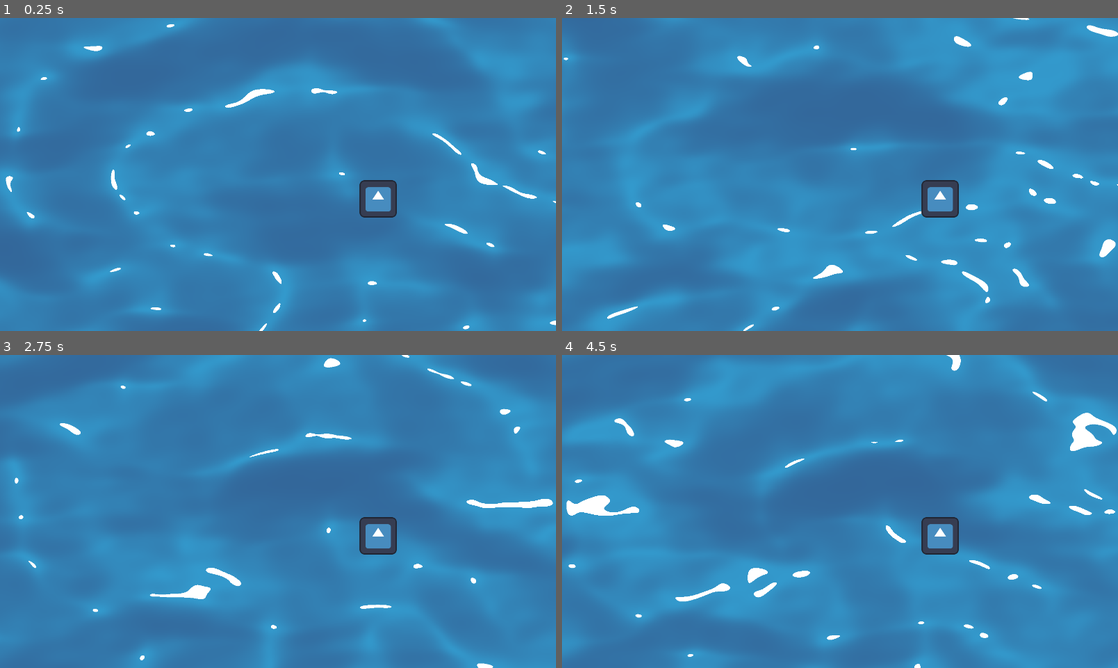
Above: before the commit, frames 1-4 (two rows, left to right).
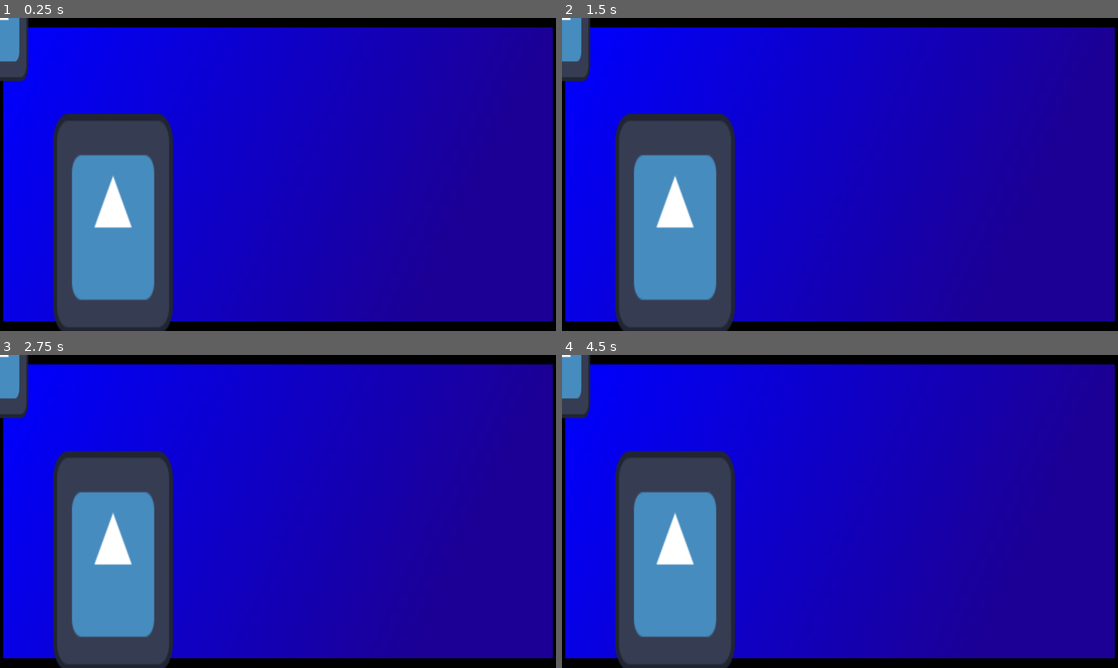
Above: after the commit, the same moments.

Repository: Maxenceoresteleandre/Jam-PSU-2024
Game: Godot game, scene res://scenes/world.tscn
Same seed, same stepped clock (60 frames per second), same inputs: the game is played once before the commit and once after it. The engine's default icon, where the game draws it, is replaced by a stand-in: a white triangle on a blue panel in a dark square.
Inputs:
- Up to frame 1 (0.25 s): no input
- Up to frame 2 (1.5 s): no input
- Up to frame 3 (2.75 s): no input
- Up to frame 4 (4.5 s): no input

The runs differ from the first frame. In frame 1, 94% of the frame differs, in the area x 0-100%, y 0-100%; in frame 2, 95%; in frame 3, 94%; in frame 4, 95%.

Commit message:
layer -1

Diff:
--- a/jampsu2024/scenes/characters/SmallBoat.tscn
+++ b/jampsu2024/scenes/characters/SmallBoat.tscn
@@ -1,3 +1,9 @@
-[gd_scene format=3 uid="uid://c2a0nbvglukoh"]
+[gd_scene load_steps=2 format=3 uid="uid://c2a0nbvglukoh"]
+
+[ext_resource type="Texture2D" uid="uid://c6rc5o0ovxmb5" path="res://icon.svg" id="1_a5fmy"]
 
 [node name="SmallBoat" type="Node2D"]
+
+[node name="Icon" type="Sprite2D" parent="."]
+scale = Vector2(1.51563, 3.40625)
+texture = ExtResource("1_a5fmy")
--- a/jampsu2024/scenes/environment/SeaView.tscn
+++ b/jampsu2024/scenes/environment/SeaView.tscn
@@ -1,8 +1,9 @@
-[gd_scene load_steps=6 format=3 uid="uid://oxak7bpjdska"]
+[gd_scene load_steps=9 format=3 uid="uid://oxak7bpjdska"]
 
 [ext_resource type="Shader" path="res://resources/shader/water.gdshader" id="1_cwibs"]
 [ext_resource type="Shader" path="res://resources/shader/pixelart.gdshader" id="1_mgopa"]
-[ext_resource type="Texture2D" uid="uid://c6rc5o0ovxmb5" path="res://icon.svg" id="2_u4xxt"]
+[ext_resource type="Script" path="res://script/sea_view.gd" id="1_y6n53"]
+[ext_resource type="PackedScene" uid="uid://c2a0nbvglukoh" path="res://scenes/characters/SmallBoat.tscn" id="4_ms5o0"]
 
 [sub_resource type="ShaderMaterial" id="ShaderMaterial_x28q6"]
 shader = ExtResource("1_cwibs")
@@ -14,11 +15,22 @@
 shader = ExtResource("1_mgopa")
 shader_parameter/resolution = 128.0
 
+[sub_resource type="Gradient" id="Gradient_5tqu7"]
+colors = PackedColorArray(0, 0, 1, 1, 0.110898, 3.85046e-07, 0.5855, 1)
+
+[sub_resource type="GradientTexture2D" id="GradientTexture2D_ts3b2"]
+gradient = SubResource("Gradient_5tqu7")
+fill_to = Vector2(0.948718, 0.239316)
+
 [node name="SeaView" type="Node2D"]
+script = ExtResource("1_y6n53")
 
 [node name="CanvasLayer" type="CanvasLayer" parent="."]
+layer = -1
+visible = false
 
 [node name="ColorRect" type="ColorRect" parent="CanvasLayer"]
+visible = false
 material = SubResource("ShaderMaterial_x28q6")
 anchors_preset = 15
 anchor_right = 1.0
@@ -35,6 +47,11 @@
 grow_horizontal = 2
 grow_vertical = 2
 
-[node name="Icon" type="Sprite2D" parent="CanvasLayer"]
-position = Vector2(1306, 624)
-texture = ExtResource("2_u4xxt")
+[node name="backgroundTest" type="Sprite2D" parent="."]
+position = Vector2(960, 539)
+scale = Vector2(29.6563, 15.8437)
+texture = SubResource("GradientTexture2D_ts3b2")
+
+[node name="SmallBoat" parent="." instance=ExtResource("4_ms5o0")]
+
+[node name="Camera2D" type="Camera2D" parent="SmallBoat"]
--- /dev/null
+++ b/jampsu2024/script/sea_view.gd
@@ -0,0 +1,12 @@
+extends Node2D
+
+@export var direction: Vector2 = Vector2(0,1)
+
+# Called when the node enters the scene tree for the first time.
+func _ready() -> void:
+	pass # Replace with function body.
+
+
+# Called every frame. 'delta' is the elapsed time since the previous frame.
+func _process(delta: float) -> void:
+	pass
